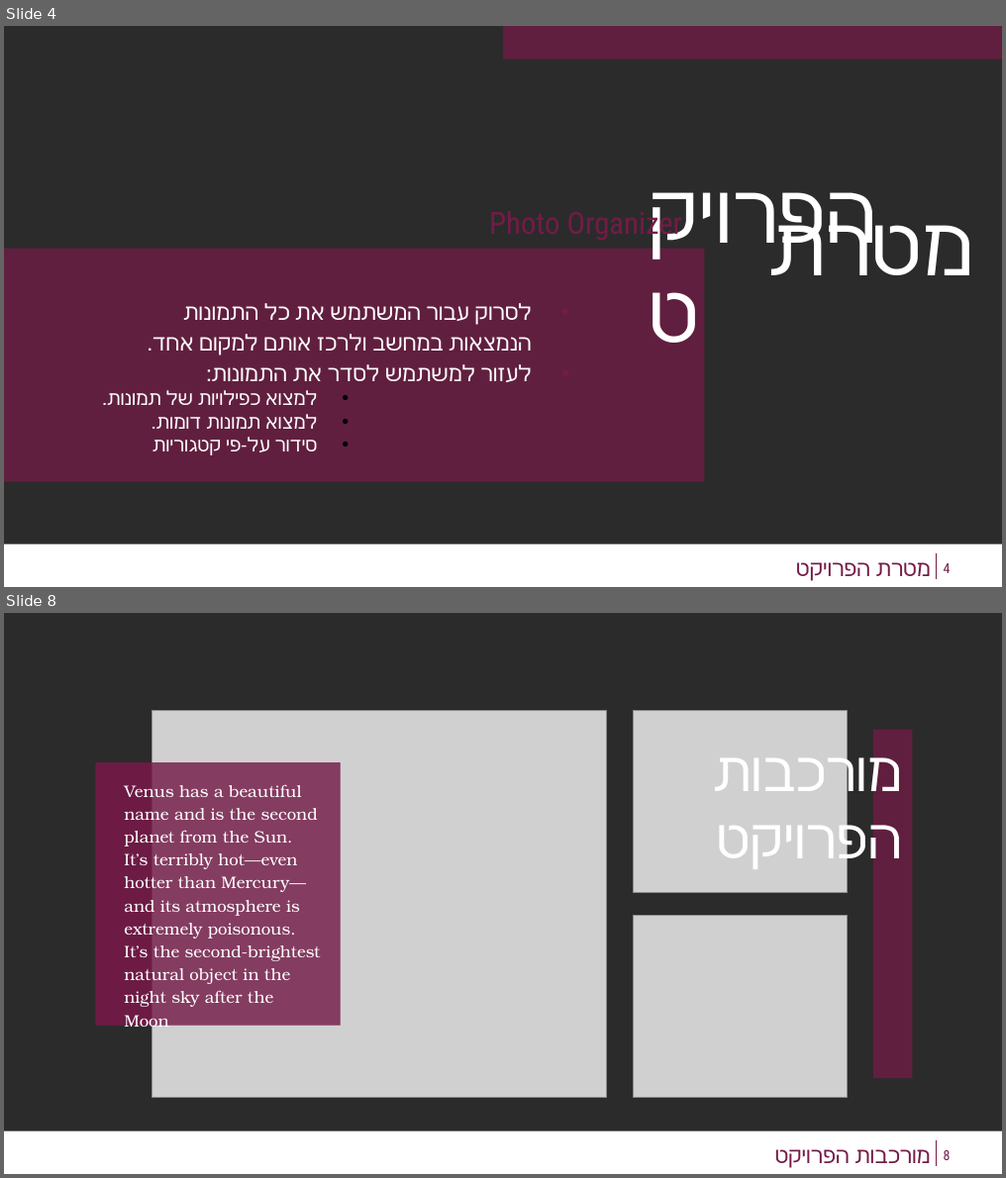
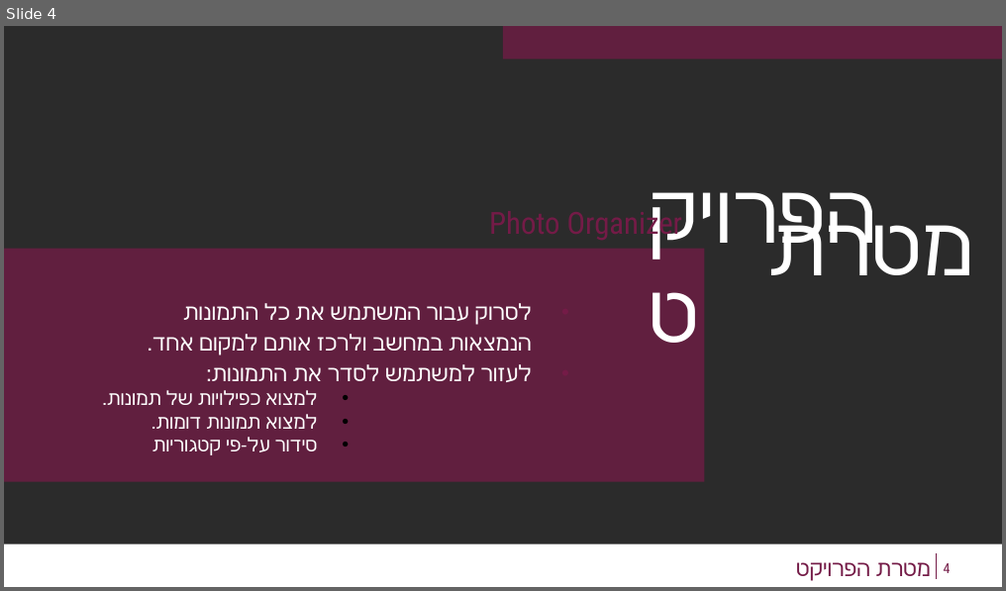
Before and after one commit to Effi-S/Image-Organizer, a slide deck: מצגת.pptx. Shown one above the other, each under a label of ours: slides 4 and 8 before the commit, slide 4 after it; the slides between them are not shown. The pictures are 1006x1178 and 1006x591 pixels, drawn with LibreOffice and Linux fonts; fonts in the diff are those of the drawing; grey boxes stand for pictures; background and template pictures are left out; a plain dark background stands for a picture behind light text. Boxes give left, top, right and bottom in pixels: in the first picture for what was removed or moved away, otherwise in the second. Text is boxed around its words. In the diff, an @@ line names an element or a change of style, - is before the commit and + after.

```diff
--- a/מצגת.pptx
+++ b/מצגת.pptx
@@ slide 8 removed at box(4, 613, 1002, 1174), background picture (left out); not listed: 2 template elements that a slide beside it also shows @@
@@ picture removed at box(152, 711, 606, 1098) @@
@@ picture removed at box(634, 711, 847, 892) @@
@@ rectangle removed at box(873, 730, 912, 1079) @@
@@ title removed at box(713, 749, 902, 873) @@
-מורכבות הפרויקט
@@ rectangle removed at box(96, 762, 341, 1025) @@
@@ rectangle removed at box(96, 762, 341, 1025) @@
@@ rectangle removed at box(96, 762, 341, 1025) @@
@@ subtitle removed at box(124, 784, 321, 1031) @@
-Venus has a beautiful name and is the second planet from the Sun. It’s terribly hot—even hotter than Mercury—and its atmosphere is extremely poisonous. It’s the second-brightest natural object in the night sky after the Moon
@@ picture removed at box(634, 915, 847, 1097) @@
@@ title removed at box(854, 1150, 930, 1163) @@
-מורכבות הפרויקט
@@ page number removed at box(944, 1151, 950, 1160) @@
-8
```
Also in this commit, not shown: 4 slides changed, 6 slides added, 5 other slides removed.
